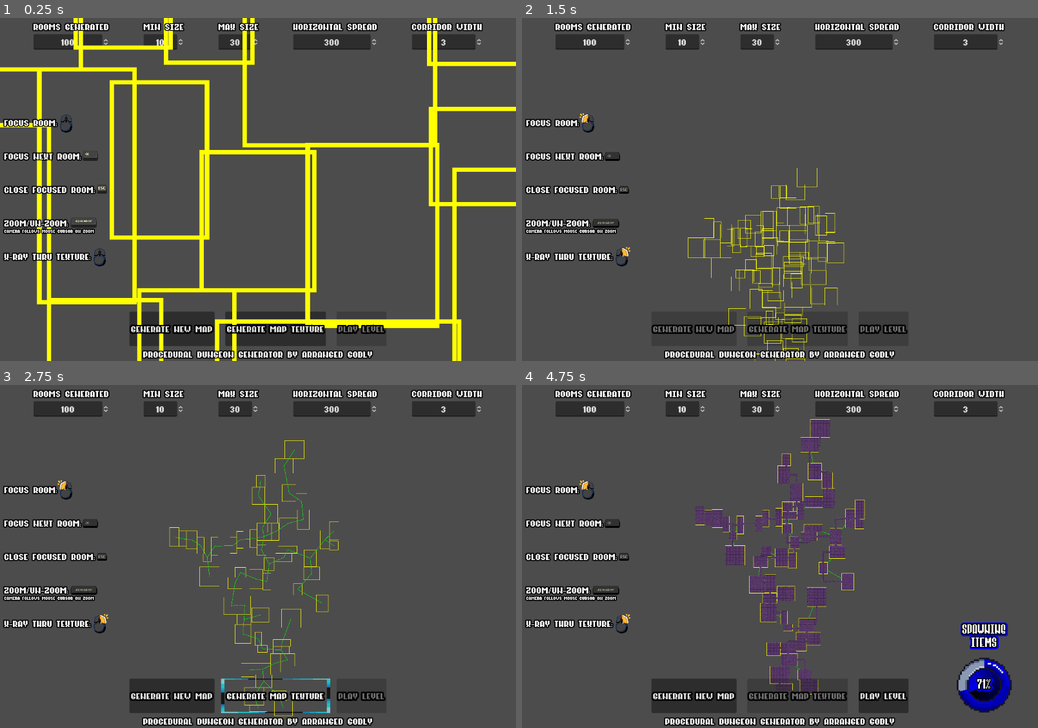
Above: before the commit, frames 1-4 (two rows, left to right).
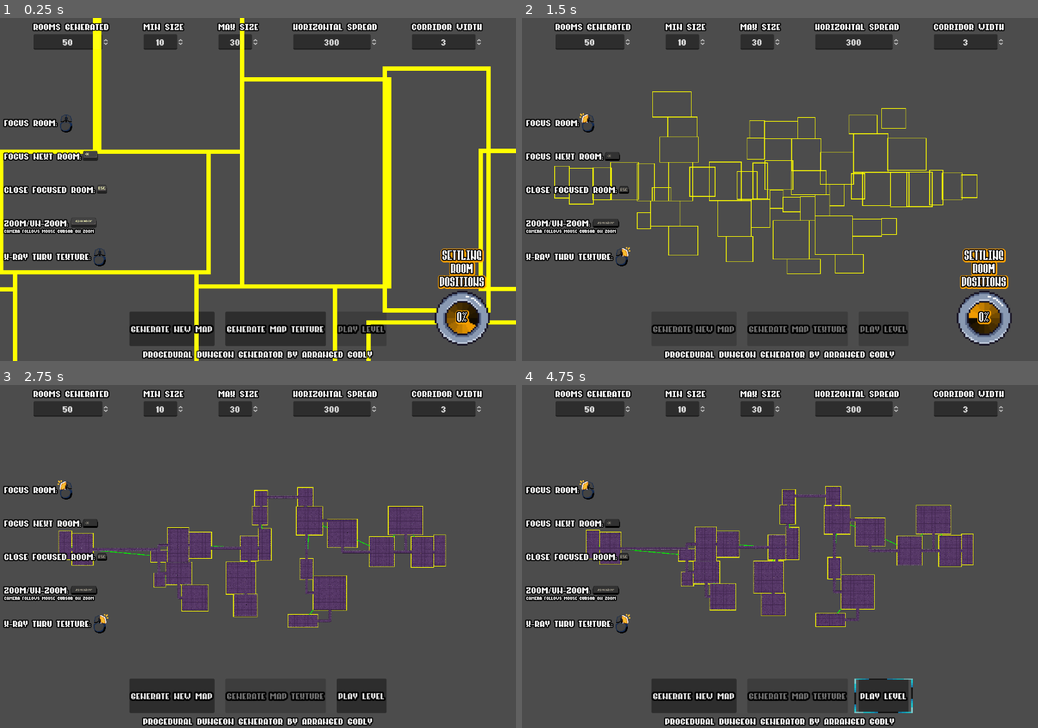
Above: after the commit, the same moments.

Repository: Arrangedgodly/procedural-dungeon
Game: Godot game, scene res://scenes/basic_dungeon.tscn
Same seed, same stepped clock (60 frames per second), same inputs: the game is played once before the commit and once after it.
Inputs (mouse positions are in pixels of both pictures, inside the frame that each line leads up to):
- Up to frame 1 (0.25 s): no input
- Up to frame 2 (1.5 s): click "Generate New Map" at 0.5 s; click "Generate New Map" at 1.25 s
- Up to frame 3 (2.75 s): click (273, 697) at 2 s, where only the run after the commit has a clickable "Generate Map Texture"
- Up to frame 4 (4.75 s): click (883, 697) at 2.75 s, where only the run after the commit has a clickable "PLAY LEVEL"; click (883, 697) at 3.5 s, where only the run after the commit has a clickable "PLAY LEVEL"; click (795, 697) at 4.25 s, where only the run before the commit has a clickable "Generate Map Texture"

The runs differ from the first frame. In frame 1, 19% of the frame differs, in the area x 0-100%, y 0-100%; in frame 2, 6.0%; in frame 3, 9.3%; in frame 4, 12%.
Error before the commit: Invalid type in function 'add_point' in base 'AStar2D'. Cannot convert argument 2 from Nil to Vector2. (res://scripts/basic_dungeon.gd:220)

Commit message:
retracting the batches attempt on room generation, the physics engine does not much care for that

Diff:
--- a/resources/DungeonSize.gd
+++ b/resources/DungeonSize.gd
@@ -5,7 +5,7 @@
 
 # Dictionary to store property constraints
 const PROPERTY_CONSTRAINTS = {
-	"rooms_generated": {"min": 5, "max": 10000, "default": 100},
+	"rooms_generated": {"min": 5, "max": 1000, "default": 50},
 	"min_size": {"min": 5, "max": 20, "default": 10},
 	"max_size": {"min": 10, "max": 50, "default": 30},
 	"horizontal_spread": {"min": 100, "max": 1000, "default": 300},
--- a/scripts/basic_dungeon.gd
+++ b/scripts/basic_dungeon.gd
@@ -31,7 +31,6 @@
 var current_phase: String = ""
 var items_to_process: int = 0
 var items_processed: int = 0
-var room_previous_positions = {}
 
 enum CameraState {
 	OVERVIEW,
@@ -139,68 +138,39 @@
 	items_processed = 0
 	update_progress()
 
-	# Store initial positions before unfreezing
-	room_previous_positions.clear()
-	for room in rooms.get_children():
-		room_previous_positions[room] = room.position
-
-	# Unfreeze in batches
-	var rooms_per_batch = 20
-	var room_children = rooms.get_children()
-
-	for i in range(0, room_children.size(), rooms_per_batch):
-		var batch_end = mini(i + rooms_per_batch, room_children.size())
-		for j in range(i, batch_end):
-			room_children[j].sleeping = false
-			room_children[j].freeze = false
-		await get_tree().physics_frame
+	# Unfreeze all rooms at once
+	for room in rooms.get_children():
+		room.freeze = false
 
 	await wait_for_rooms_to_settle()
 
 func wait_for_rooms_to_settle() -> void:
 	var stable_frames := 0
 	const REQUIRED_STABLE_FRAMES := 30
-	const MAX_SETTLING_TIME := 15.0
+	const MAX_SETTLING_TIME := 5.0
 	var settling_timer := 0.0
 
 	while stable_frames < REQUIRED_STABLE_FRAMES and settling_timer < MAX_SETTLING_TIME:
-		var moving_rooms := count_moving_rooms()
-		var total_rooms := rooms.get_child_count()
-
-		if total_rooms > 0:
-			items_processed = int(((total_rooms - moving_rooms) / float(total_rooms)) * 100)
-			update_progress()
-
-		if moving_rooms == 0:
-			stable_frames += 1
-		else:
-			stable_frames = 0
-
 		settling_timer += get_physics_process_delta_time()
 		await get_tree().physics_frame
 
-		# Update previous positions for next check
-		for room in rooms.get_children():
-			room_previous_positions[room] = room.position
-
+		if Engine.get_physics_frames() % 5 == 0:
+			await get_tree().process_frame
+
+		stable_frames += 1
+
+	# Freeze all rooms once settled
 	for room in rooms.get_children():
 		room.freeze = true
 
 	items_processed = 100
 	update_progress()
-	room_previous_positions.clear()
-
-func count_moving_rooms() -> int:
-	var moving := 0
-	var movement_threshold = 0.1  # Adjust if needed
-
-	for room in rooms.get_children():
-		if not room.freeze:
-			var prev_pos = room_previous_positions.get(room, room.position)
-			var movement = room.position.distance_to(prev_pos)
-			if movement > movement_threshold:
-				moving += 1
-	return moving
+
+func cancel_generation() -> void:
+	if is_generating:
+		for room in rooms.get_children():
+			room.freeze = true
+		is_generating = false
 
 func cull_rooms():
 	var room_positions = []
@@ -259,14 +229,6 @@
 	map_generation_finished.emit()
 
 	is_generating = false
-
-# Optional: Add a function to cancel generation if needed
-func cancel_generation() -> void:
-	if is_generating:
-		# Force freeze all rooms
-		for room in rooms.get_children():
-			room.freeze = true
-		is_generating = false
 
 func make_map() -> void:
 	clear_map_state()
